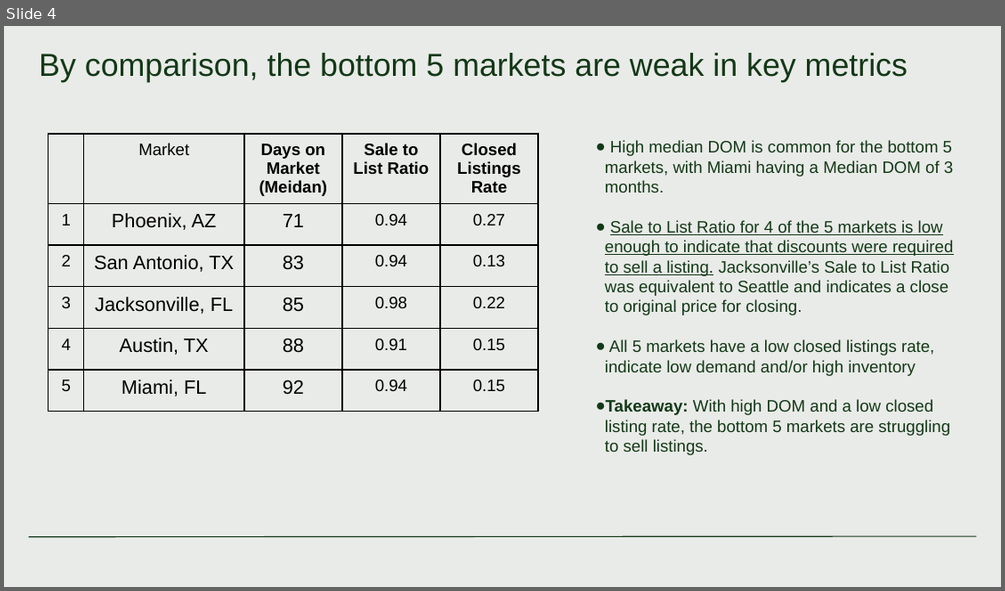
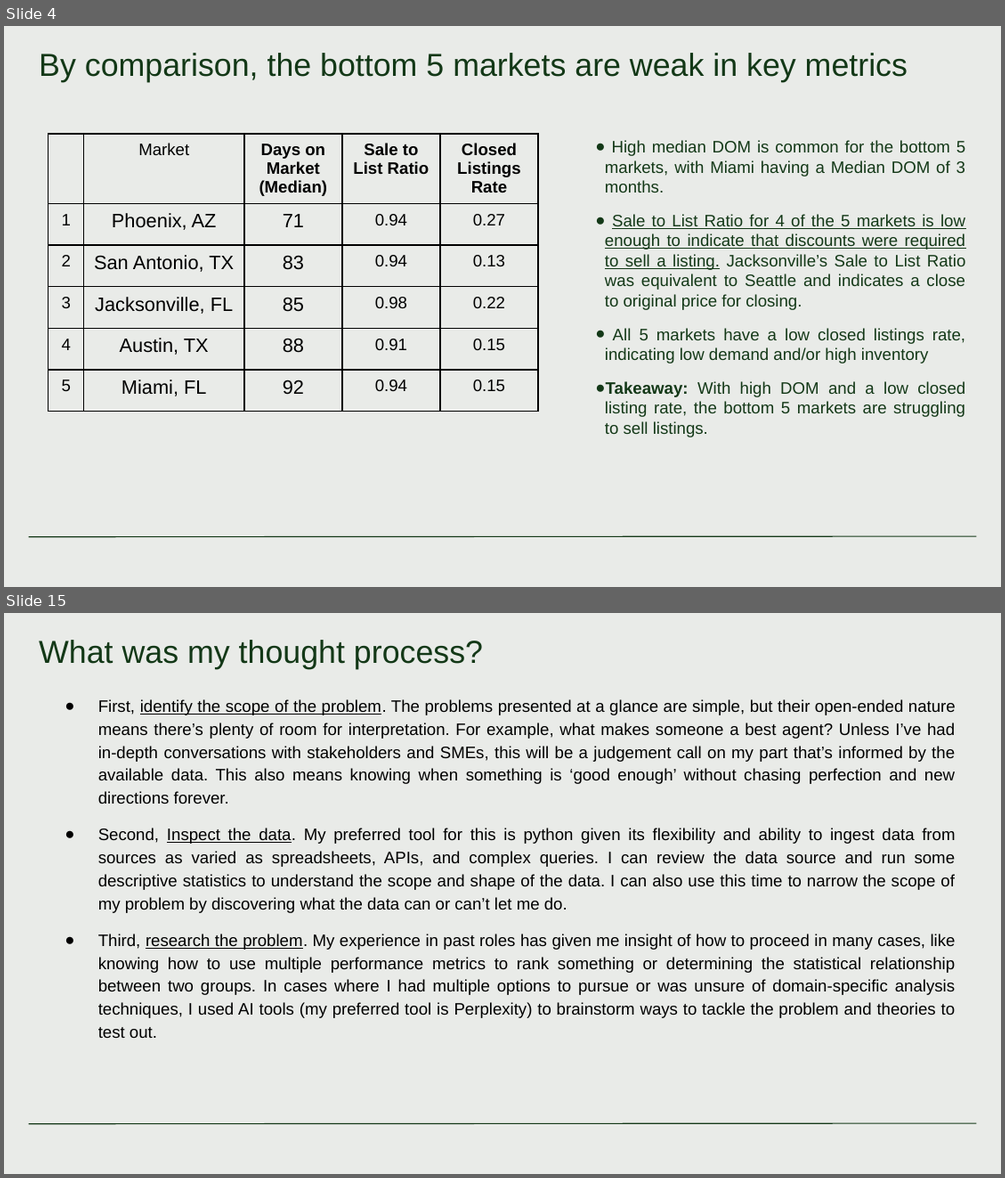
Before and after one commit to Magister774/Clever-Assessment, a slide deck: Smiley Real Estate - Sales Performance Analysis.pptx. Shown one above the other, each under a label of ours: slide 4 before the commit, slides 4 and 15 after it; the slides between them are not shown. The pictures are 1005x591 and 1005x1178 pixels, drawn with LibreOffice and Linux fonts; fonts in the diff are those of the drawing. Boxes give left, top, right and bottom in pixels: in the first picture for what was removed or moved away, otherwise in the second. Text is boxed around its words. In the diff, an @@ line names an element or a change of style, - is before the commit and + after.

```diff
--- a/Smiley Real Estate - Sales Performance Analysis.pptx
+++ b/Smiley Real Estate - Sales Performance Analysis.pptx
@@ slide 15 added at <box>4,613,1001,1174</box>, background #E9EBE8; not listed: 1 template element that a slide beside it also shows @@
@@ title added at <box>39,640,483,670</box>, 23 pt, text #133817 @@
+What was my thought process?
@@ text added at <box>98,699,955,1038</box>, 12 pt, text #000000 @@
+● First, identify the scope of the problem. The problems presented at a glance are simple, but their open-ended nature means there’s plenty of room for interpretation. For example, what makes someone a best agent? Unless I’ve had in-depth conversations with stakeholders and SMEs, this will be a judgement call on my part that’s informed by the available data. This also means knowing when something is ‘good enough’ without chasing perfection and new directions forever.
+● Second, Inspect the data. My preferred tool for this is python given its flexibility and ability to ingest data from sources as varied as spreadsheets, APIs, and complex queries. I can review the data source and run some descriptive statistics to understand the scope and shape of the data. I can also use this time to narrow the scope of my problem by discovering what the data can or can’t let me do.
+● Third, research the problem. My experience in past roles has given me insight of how to proceed in many cases, like knowing how to use multiple performance metrics to rank something or determining the statistical relationship between two groups. In cases where I had multiple options to pursue or was unsure of domain-specific analysis techniques, I used AI tools (my preferred tool is Perplexity) to brainstorm ways to tackle the problem and theories to test out.
@@ slide 4 changed as well @@
@@ table at <box>48,134,537,460</box> @@
-row 1, column 3: Days on Market (Meidan)
+row 1, column 3: Days on Market (Median)
@@ text at <box>605,140,966,437</box>: alignment left to justified; more space between paragraphs @@
@@ text at <box>605,328,965,363</box>: text changed @@
-● All 5 markets have a low closed listings rate, indicate low demand and/or high inventory
+● All 5 markets have a low closed listings rate, indicating low demand and/or high inventory
```
Also in this commit, not shown: 4 other slides changed, 14 other slides added.
